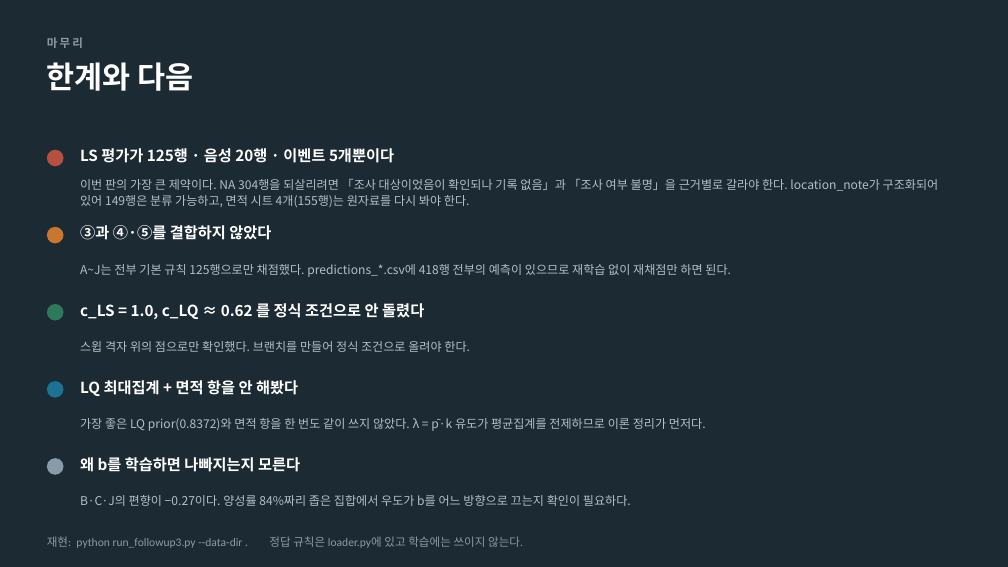
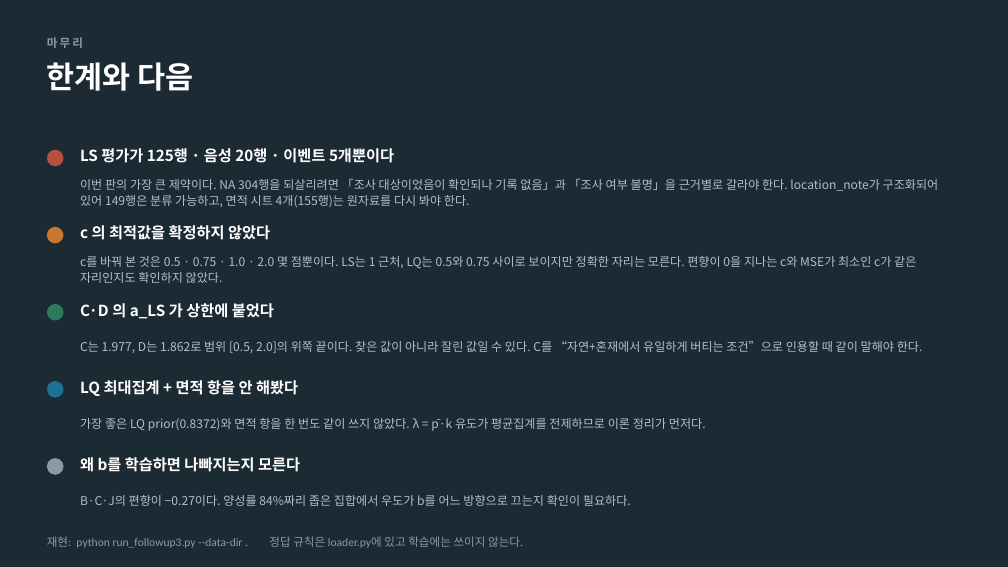
Before and after one commit to minji1217/pilotA-minji, a slide deck: slide 18 of docs/후속실험3_발표.pptx (slide 23 before the commit). Drawn at 1008x567 pixels with LibreOffice and Linux fonts; fonts in the diff are those of the drawing. Boxes give left, top, right and bottom in pixels: in the first picture for what was removed or moved away, otherwise in the second. Text is boxed around its words. In the diff, an @@ line names an element or a change of style, - is before the commit and + after.

```diff
--- a/docs/후속실험3_발표.pptx
+++ b/docs/후속실험3_발표.pptx
@@ text at bbox=[80, 225, 270, 240]: text changed @@
-③과 ④·⑤를 결합하지 않았다
+c 의 최적값을 확정하지 않았다
@@ text at bbox=[80, 256, 916, 283]: text changed @@
-A~J는 전부 기본 규칙 125행으로만 채점했다. predictions_*.csv에 418행 전부의 예측이 있으므로 재학습 없이 재채점만 하면 된다.
+c를 바꿔 본 것은 0.5 · 0.75 · 1.0 · 2.0 몇 점뿐이다. LS는 1 근처, LQ는 0.5와 0.75 사이로 보이지만 정확한 자리는 모른다. 편향이 0을 지나는 c와 MSE가 최소인 c가 같은 자리인지도 확인하지 않았다.
@@ text at bbox=[80, 303, 274, 319]: text changed @@
-c_LS = 1.0, c_LQ ≈ 0.62 를 정식 조건으로 안 돌렸다
+C·D 의 a_LS 가 상한에 붙었다
@@ text at bbox=[80, 341, 923, 353]: text changed @@
-스윕 격자 위의 점으로만 확인했다. 브랜치를 만들어 정식 조건으로 올려야 한다.
+C는 1.977, D는 1.862로 범위 [0.5, 2.0]의 위쪽 끝이다. 찾은 값이 아니라 잘린 값일 수 있다. C를 “자연+혼재에서 유일하게 버티는 조건”으로 인용할 때 같이 말해야 한다.
```
Also in this commit, not shown: 13 other slides changed, 5 slides removed, 11 other files.
